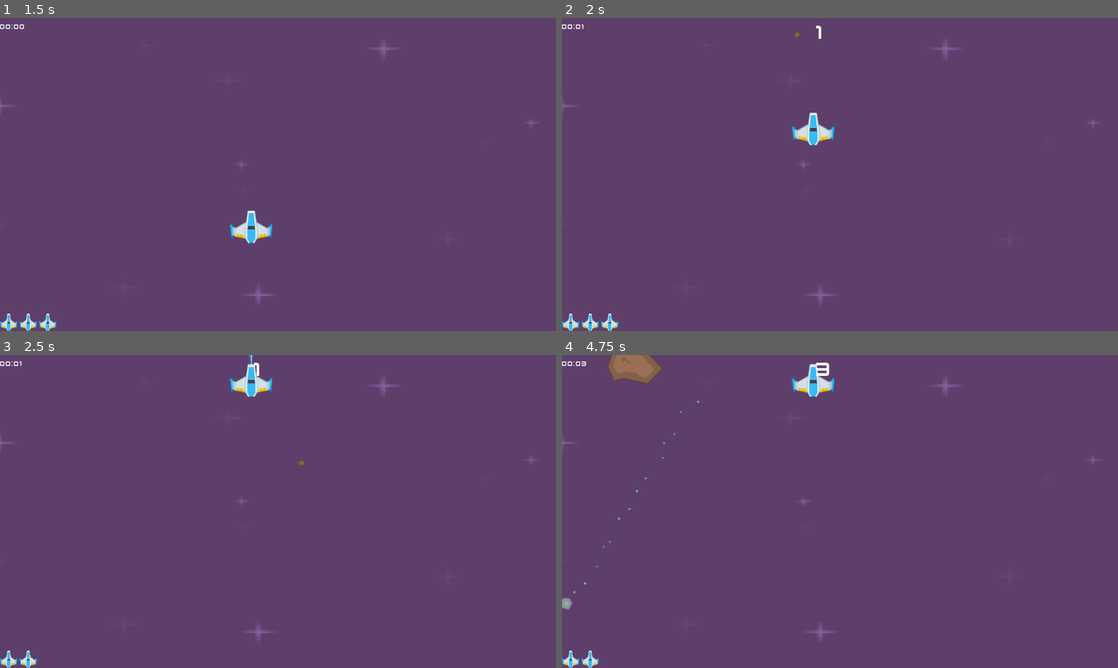
Above: before the commit, frames 1-4 (two rows, left to right).
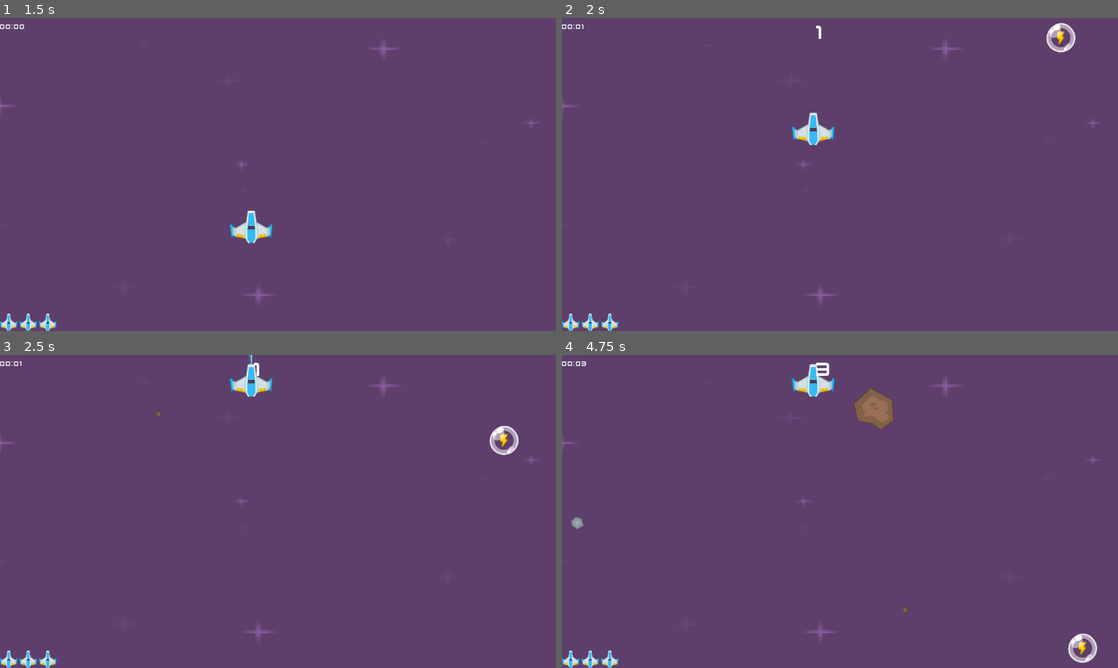
Above: after the commit, the same moments.

Repository: Ryan6712/Space-shooter
Game: Godot game, scene res://Scenes/main_menu.tscn
The game is run twice, just before and just after one commit, with the same random seed, the same clock (stepped at 60 frames per second) and the same inputs.
Inputs:
- Up to frame 1 (1.5 s): click "Play" at 0.5 s; tap Enter (play) at 1.25, 1.35 s; hold W (up) from 1.28 s (still down)
- Up to frame 2 (2 s): keep holding W (up)
- Up to frame 3 (2.5 s): keep holding W (up); tap Space (shoot) at 2.1 s
- Up to frame 4 (4.75 s): tap Enter (play) at 2.85 s; release W (up) at 3.5 s; click "Press R to Continue" at 3.5 s; hold W (up) from 4.28 s (still down); tap Space (shoot) at 4.35 s

Frame 1 is identical in both runs. In frame 2, 0.3% of the frame differs, in the area x 17-93%, y 0-12%; in frame 3, 0.4%; in frame 4, 1.9%, in the area x 0-97%, y 0-100%.
Error in both runs: Invalid access to property or key 'Highest_score' on a base object of type 'null instance'. (res://Scripts/main_menu.gd:9)

Commit message:
make buff handler for speed buff

Diff:
--- /dev/null
+++ b/Scenes/Buffs.tscn
@@ -0,0 +1,28 @@
+[gd_scene format=3 uid="uid://cmjayywkwvsvc"]
+
+[ext_resource type="Texture2D" uid="uid://cthuwmbnitmew" path="res://Assets/Buff Icons/Bubble.png" id="1_rq5g7"]
+[ext_resource type="Texture2D" uid="uid://qwkewncyp5m8" path="res://Assets/Buff Icons/max_health.png" id="2_ldbyl"]
+[ext_resource type="Script" uid="uid://dfn33vavme4ur" path="res://Scripts/buffs.gd" id="2_prjhh"]
+[ext_resource type="Texture2D" uid="uid://dxmqvjsiftlpy" path="res://Assets/Buff Icons/shield.png" id="3_pvirx"]
+[ext_resource type="Texture2D" uid="uid://bppsrcyvij2o7" path="res://Assets/Buff Icons/speed.png" id="4_vqttv"]
+[ext_resource type="Texture2D" uid="uid://mwtdkvp0kxnt" path="res://Assets/Buff Icons/star.png" id="5_gw8im"]
+
+[sub_resource type="CircleShape2D" id="CircleShape2D_prjhh"]
+radius = 34.0147
+
+[node name="Buffs" type="Area2D" unique_id=1701991824]
+collision_layer = 2
+collision_mask = 9
+script = ExtResource("2_prjhh")
+buffTextureList = Array[Texture2D]([ExtResource("4_vqttv"), ExtResource("2_ldbyl"), ExtResource("3_pvirx"), ExtResource("5_gw8im")])
+
+[node name="BuffIcon" type="Sprite2D" parent="." unique_id=1278002786]
+
+[node name="BubbleWrapper" type="Sprite2D" parent="." unique_id=223767070]
+texture = ExtResource("1_rq5g7")
+
+[node name="CollisionShape2D" type="CollisionShape2D" parent="." unique_id=1524323374]
+shape = SubResource("CircleShape2D_prjhh")
+
+[connection signal="area_entered" from="." to="." method="_on_area_entered"]
+[connection signal="body_entered" from="." to="." method="_on_body_entered"]
--- a/Scenes/level.tscn
+++ b/Scenes/level.tscn
@@ -19,6 +19,9 @@
 [node name="Level" type="Node2D" unique_id=1185026400]
 script = ExtResource("1_6phgx")
 
+[node name="BuffSpawnTimer" type="Timer" parent="." unique_id=390082304]
+autostart = true
+
 [node name="MeteorSpawnTimer" type="Timer" parent="." unique_id=1214174363]
 autostart = true
 
@@ -30,6 +33,8 @@
 texture = ExtResource("2_8c0lf")
 
 [node name="Lasers" type="Node2D" parent="." unique_id=358182679]
+
+[node name="Buffs" type="Node2D" parent="." unique_id=1448693504]
 
 [node name="Meteors" type="Node2D" parent="." unique_id=762867837]
 
@@ -93,6 +98,7 @@
 
 [node name="Pause_menu" parent="." unique_id=1058339049 instance=ExtResource("9_bvt00")]
 
+[connection signal="timeout" from="BuffSpawnTimer" to="." method="_on_buff_spawn_timer_timeout"]
 [connection signal="timeout" from="MeteorSpawnTimer" to="." method="_on_meteor_spawn_timer_timeout"]
 [connection signal="Laser" from="Player" to="." method="_on_player_laser"]
 [connection signal="timeout" from="DeathTimer" to="." method="_on_death_timer_timeout"]
--- a/Scenes/player.tscn
+++ b/Scenes/player.tscn
@@ -22,7 +22,24 @@
 wait_time = 10.0
 autostart = true
 
+[node name="SpeedBuffTimer" type="Timer" parent="." unique_id=129840580]
+
 [node name="LaserSound" type="AudioStreamPlayer2D" parent="." unique_id=1355725824]
 stream = ExtResource("3_6t5aa")
 
+[node name="Control" type="Control" parent="." unique_id=64912534]
+layout_mode = 3
+anchors_preset = 0
+offset_top = -39.0
+offset_right = 62.0
+offset_bottom = -29.0
+
+[node name="BuffIcons" type="HBoxContainer" parent="Control" unique_id=1863366750]
+unique_name_in_owner = true
+layout_mode = 0
+offset_right = 56.0
+offset_bottom = 11.0
+theme_override_constants/separation = 5
+
 [connection signal="timeout" from="LaserCooldown" to="." method="_on_laser_cooldown_timeout"]
+[connection signal="timeout" from="SpeedBuffTimer" to="." method="_on_speed_buff_timer_timeout"]
--- a/Scenes/ui.tscn
+++ b/Scenes/ui.tscn
@@ -45,4 +45,20 @@
 theme_override_fonts/font = ExtResource("2_qdvrb")
 text = "00:00"
 
+[node name="MarginContainer4" type="MarginContainer" parent="." unique_id=53981056]
+anchors_preset = 3
+anchor_left = 1.0
+anchor_top = 1.0
+anchor_right = 1.0
+anchor_bottom = 1.0
+offset_left = -220.0
+offset_top = -14.0
+grow_horizontal = 0
+grow_vertical = 0
+
+[node name="HBoxContainer" type="HBoxContainer" parent="MarginContainer4" unique_id=1963440943]
+layout_mode = 2
+theme_override_constants/separation = 5
+alignment = 2
+
 [connection signal="timeout" from="TimerScore" to="." method="_on_timer_score_timeout"]
--- /dev/null
+++ b/Scripts/buffs.gd
@@ -0,0 +1,51 @@
+extends Area2D
+
+@export var buffTextureList: Array[Texture2D]
+@onready var buff_icon: Sprite2D = $BuffIcon
+
+
+var SPEED: int
+var DIRECTION_x: float
+var buffName: String
+
+signal buff(buff_type: String)
+
+func _ready() -> void:
+	_buff_rate_chances()
+	var width := int(get_viewport().get_visible_rect().size[0])
+	var random_x := Global.rnd.randi_range(0, width)
+	var random_y := Global.rnd.randi_range(-100, -50)
+	position = Vector2(random_x, random_y)
+	buffName = buff_icon.texture.resource_path.get_file().get_basename()
+
+	print(buffName)
+
+	SPEED = Global.rnd.randi_range(200, 500)
+	DIRECTION_x = Global.rnd.randf_range(-1, 1)
+
+
+	await get_tree().create_timer(5.0).timeout
+	queue_free()
+
+func _process(delta: float) -> void:
+	position += Vector2(DIRECTION_x, 1.0) * SPEED * delta
+
+
+func _buff_rate_chances() -> void:
+	var chance = PackedFloat32Array([45, 30, 15, 10])
+	var index = Global.rnd.rand_weighted(chance)
+
+	#buff_icon.texture = buffTextureList[index]
+	buff_icon.texture = load("res://Assets/Buff Icons/speed.png")
+
+
+func _on_body_entered(_body: Node2D) -> void:
+	buff.emit(buffName)
+	queue_free()
+
+
+
+func _on_area_entered(area: Area2D) -> void:
+	buff.emit(buffName)
+	queue_free()
+	area.queue_free()
--- a/Scripts/level.gd
+++ b/Scripts/level.gd
@@ -6,17 +6,23 @@
 	"small" : load("res://Scenes/Meteor/meteor_small.tscn"),
 	"tiny" : load("res://Scenes/Meteor/meteor_tiny.tscn")
 }
+var BuffScenes: PackedScene = load("res://Scenes/Buffs.tscn")
 
 var HP := 3
 var MAX_HP := 10
+var SHIELD := 0
+
+@onready var buff_spawn_timer: Timer = $BuffSpawnTimer
+@onready var meteor_spawn: Timer = $MeteorSpawnTimer
 
 
-@onready var meteor_spawn: Timer = $MeteorSpawnTimer
+signal speed_up
 
 func _ready() -> void:
 	Input.set_mouse_mode(Input.MOUSE_MODE_CAPTURED)
 	get_tree().call_group('ui', 'set_health', HP)
 	Global.reset()
+	buff_spawn_timer.wait_time = _set_buff_timer()
 
 
 func _exit_tree() -> void:
@@ -36,6 +42,7 @@
 
 
 
+
 func _on_meteor_spawn_timer_timeout() -> void:
 	var randomSize: PackedScene = MeteorScenes.values().pick_random()
 	var meteor:  = randomSize.instantiate()
@@ -45,7 +52,11 @@
 
 
 func _on_meteor_collision():
-	HP -= 1
+	if SHIELD > 0:
+		SHIELD -= 1
+	else :
+		HP -= 1
+
 	$SFXs/on_hit_sfx.play()
 	get_tree().call_group('ui', 'set_health', HP)
 	if HP <= 0:
@@ -72,3 +83,24 @@
 func _on_death_timer_timeout() -> void:
 	Engine.time_scale = 1.0
 	get_tree().call_deferred("change_scene_to_file", "res://Scenes/game_over.tscn")
+
+func _set_buff_timer() -> float:
+	var time = Global.rnd.randf_range(1.0, 3.0)
+	return time
+
+func _on_buff_spawn_timer_timeout() -> void:
+	var buffScenes = BuffScenes.instantiate()
+	$Buffs.add_child(buffScenes)
+	buffScenes.connect("buff", _handle_buff)
+	buff_spawn_timer.wait_time = _set_buff_timer()
+
+func _handle_buff(buff_type: String) -> void:
+	match buff_type:
+		"max_health":
+			print("buff masuk")
+			MAX_HP += 2
+		"shield":
+			SHIELD += 2
+		"speed":
+			print("masuk")
+			speed_up.emit()
--- a/Scripts/player.gd
+++ b/Scripts/player.gd
@@ -3,17 +3,31 @@
 
 @export var SPEED := 450
 @export var laser_cooldown_timer:float = 0.8
+@onready var buff_icons: HBoxContainer = %BuffIcons
+@onready var speed_buff_timer: Timer = $SpeedBuffTimer
 
+var speed_now := SPEED
 var can_shoot:bool = true
+var is_speed_buffed:bool = false
+var buff_time: float = 5.0
+signal Laser(pos)
 
-signal Laser(pos)
+func _ready() -> void:
+	var level_node = get_parent()
+	speed_buff_timer.wait_time = buff_time
+	if level_node and level_node.has_signal("speed_up"):
+		level_node.speed_up.connect(_on_speed_up)
+
+	for child in buff_icons.get_children():
+		child.queue_free()
+
 
 #called every frame that rendered
 func _process(_delta: float) -> void:
 	var direction = Input.get_vector("left", "right", "up", "down")
 	$LaserCooldown.wait_time = laser_cooldown_timer
 
-	velocity = direction * SPEED
+	velocity = direction * speed_now
 	move_and_slide()
 
 	if Input.is_action_just_pressed("shoot") and can_shoot:
@@ -23,5 +37,31 @@
 		$LaserSound.play()
 
 
+
 func _on_laser_cooldown_timeout() -> void:
 	can_shoot = true
+
+
+func _on_speed_up() -> void:
+	if !is_speed_buffed:
+		is_speed_buffed = true
+		speed_now += 200
+		var texture = TextureRect.new()
+		texture.texture = load("res://Assets/Buff Icons/speed.png")
+		texture.expand_mode = TextureRect.EXPAND_FIT_WIDTH
+		texture.name = "SpeedIcon"
+		buff_icons.add_child(texture)
+
+		print("buff beneran masuk")
+		$SpeedBuffTimer.start()
+	else:
+		print("lu sudah ke buff jadi gak bisa stack buff tapi akan aku reset timernya")
+		$SpeedBuffTimer.start()
+
+func _on_speed_buff_timer_timeout() -> void:
+	if is_speed_buffed:
+		speed_now = SPEED
+		is_speed_buffed = false
+		var icon = get_node("%BuffIcons/SpeedIcon")
+		if icon :
+			icon.queue_free()
Binary file added: Assets/Buff Icons/Bubble.png
Not shown, added: Assets/Buff Icons/Bubble.png.import
Binary file added: Assets/Buff Icons/max_health.png
Not shown, added: Assets/Buff Icons/max_health.png.import
Binary file added: Assets/Buff Icons/shield.png
Not shown, added: Assets/Buff Icons/shield.png.import
Binary file added: Assets/Buff Icons/speed.png
Not shown, added: Assets/Buff Icons/speed.png.import
Binary file added: Assets/Buff Icons/star.png
Not shown, added: Assets/Buff Icons/star.png.import
Not shown, added: Scripts/buffs.gd.uid
